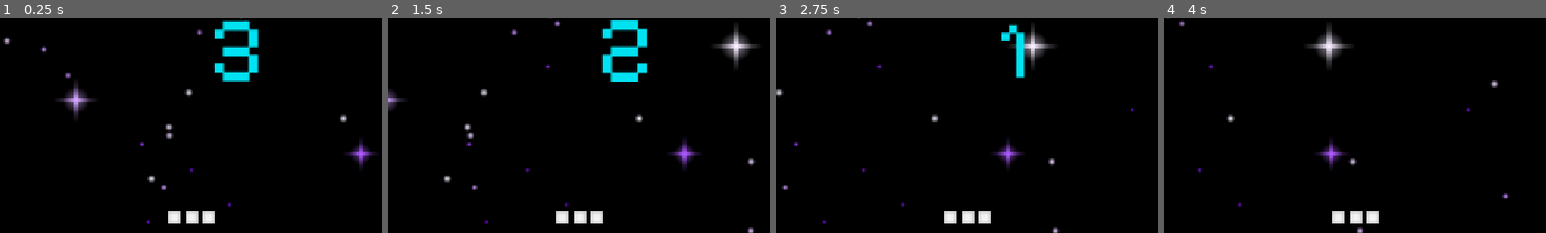
Above: before the commit, frames 1-4 (left to right).
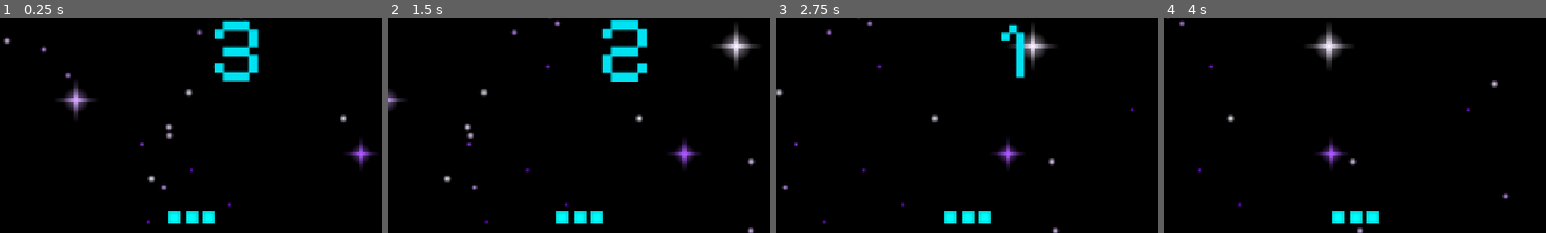
Above: after the commit, the same moments.

Repository: akhakhakh/Project-2.1-Light-Festival
Game: Godot game, scene res://scenes_stacker/Main.tscn
Two runs of this game, one before a commit and one after it. Both use one fixed random seed, a clock stepped at 60 frames per second and the inputs below.
Inputs:
- Up to frame 1 (0.25 s): no input
- Up to frame 2 (1.5 s): hold Left (green_button) 0.53-1.28 s; tap Up (blue_button) at 1.35 s
- Up to frame 3 (2.75 s): tap Left (green_button) at 1.55 s; hold Left (green_button) from 2.03 s (still down)
- Up to frame 4 (4 s): release Left (green_button) at 2.78 s; tap Down (red_button) at 2.85 s; tap Left (green_button) at 3.05, 3.8 s; hold Right (yellow_button) from 3.53 s (still down)
The pictures show only the part of the screen within x 19-69%, y 50-100%; the shares and areas given below are measured in that part.

The runs differ from the first frame. In frame 1, 0.6% of the frame differs, in the area x 44-57%, y 89-96%; in frame 2, 0.6%; in frame 3, 0.6%; in frame 4, 0.6%.

Commit message:
Successfully added colour stacking and RGB animation

Diff:
--- a/stacker_game/stacker-prototype/scripts_stacker/main.gd
+++ b/stacker_game/stacker-prototype/scripts_stacker/main.gd
@@ -25,12 +25,13 @@
 var just_missed := false            # True if player just missed (penalty-only, no points)
 var cur_row_colour: Color = Color.WHITE
 var colour_palette := [
-	Color(1, 0.3, 0.3),
-	Color(0.3, 1, 0.3),
-	Color(0.3, 0.6, 1),
-	Color(1, 0.8, 0.3),
-	Color(0.8, 0.3, 1),
-	Color(0.3, 1, 1)
+	Color(0, 1, 1),
+	Color(0, 0, 1),
+	Color(1, 0.5, 0),
+	Color(1, 1, 0),
+	Color(0, 1, 0),
+	Color(0.6, 0, 0.8),
+	Color(1, 0, 0)
 ]
 var last_colour_index := -1
 
@@ -50,6 +51,7 @@
 var bonus_area_rects := []
 var is_in_bonus_zone := false
 var bonus_label_tween: Tween = null
+var bonus_mode_active := false
 
 # ===== HIGH SCORE ======
 var high_score_label: Label = null
@@ -160,12 +162,14 @@
 
 func activate_bonus_area_visuals():
 	is_in_bonus_zone = true
+	bonus_mode_active = true
 
 	for rect in bonus_area_rects:
 		rect.visible = true
 		animate_rainbow_color(rect)
 
 	start_bonus_label_pulse()
+	apply_rgb_to_all()
 
 
 func animate_rainbow_color(rect: ColorRect):
@@ -374,18 +378,17 @@
 	if not is_in_bonus_section(cur_row) and is_in_bonus_zone:
 		deactivate_bonus_area_visuals()
 
-	if cur_row == 20:
-		cur_row_colour = Color.WHITE_SMOKE
-	else:
-		var idx := randi() % colour_palette.size()
-		if idx == last_colour_index:
-			idx = (idx + 1) % colour_palette.size()
-		last_colour_index = idx
-		cur_row_colour = colour_palette[idx]
+	var idx := randi() % colour_palette.size()
+	if idx == last_colour_index:
+		idx = (idx + 1) % colour_palette.size()
+	last_colour_index = idx
+	cur_row_colour = colour_palette[idx]
 
 	for icon in icons:
-		icon.modulate = cur_row_colour
-	print("Row ", cur_row, " - Blocks: ", cur_blocks, " - Speed: ", move_interval, " - Bonus: ", in_bonus)
+		if bonus_mode_active or is_in_bonus_section(cur_row):
+			animate_icon_rgb(icon)
+		else:
+			icon.modulate = cur_row_colour
 
 func update_icon_positions():
 	for k in range(icons.size()):
@@ -631,10 +634,7 @@
 			add_child(icon_instance)
 			locked_row_icons.append(icon_instance)
 
-			var placed_row: int = cur_row
-			print("Placed row:", placed_row, " bonus:", is_in_bonus_section(placed_row))
-
-			if is_in_bonus_section(placed_row):
+			if bonus_mode_active or is_in_bonus_section(cur_row):
 				animate_icon_rgb(icon_instance)
 			else:
 				set_icon_colour(icon_instance, cur_row_colour)
@@ -685,6 +685,13 @@
 	tween.tween_property(icon, "modulate", Color.CYAN, 0.15)
 	tween.tween_property(icon, "modulate", Color.BLUE, 0.15)
 	tween.tween_property(icon, "modulate", Color.MAGENTA, 0.15)
+
+
+func apply_rgb_to_all():
+	for icon in icons:
+		animate_icon_rgb(icon)
+	for icon in locked_row_icons:
+		animate_icon_rgb(icon)
 
 func update_score_display():
 	if score_label != null:
